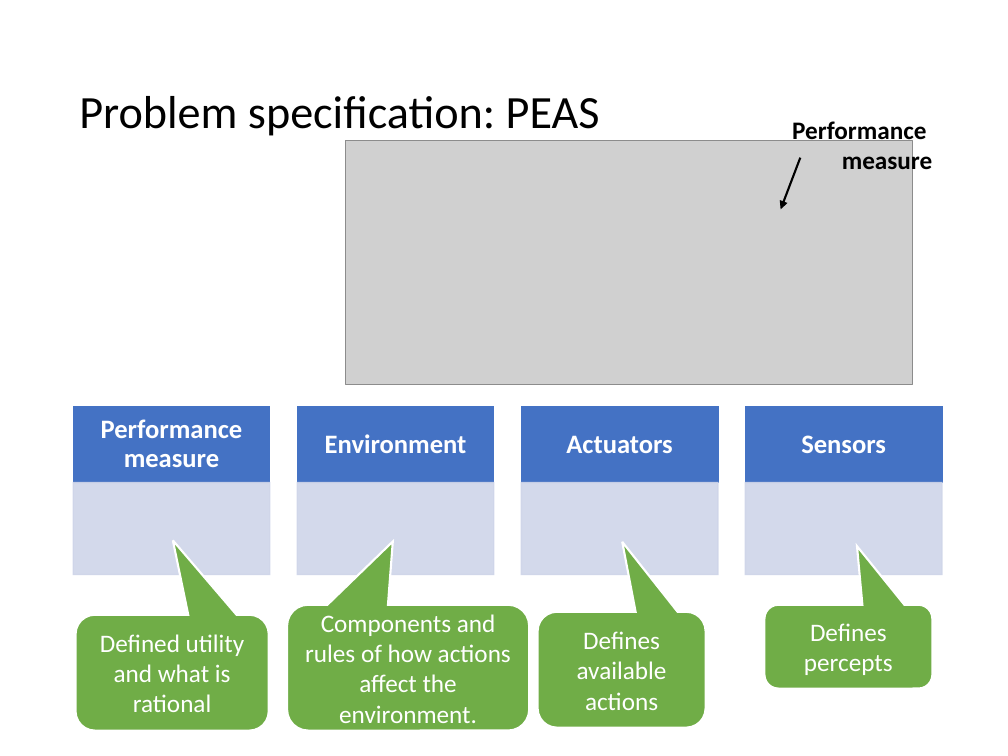
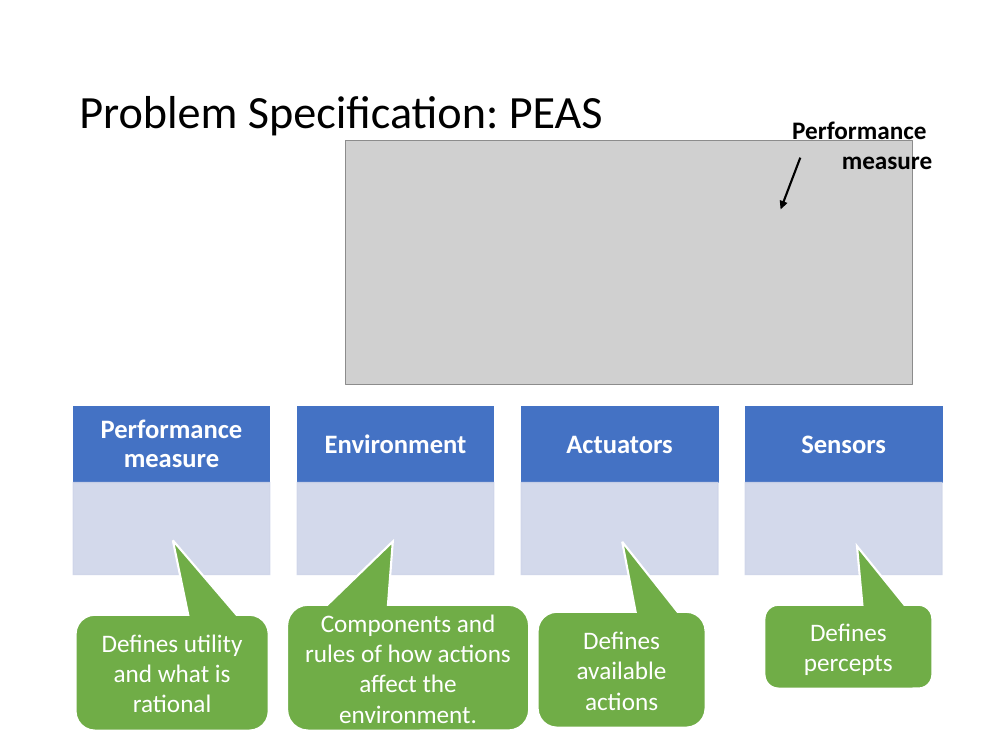
Before and after one commit to mhahsler/CS7320-AI, a slide deck: slide 11 of slides/02_agents.pptx (slide 8 before the commit). Drawn at 1008x756 pixels with LibreOffice and Linux fonts; fonts in the diff are those of the drawing; grey boxes stand for pictures. Boxes give left, top, right and bottom in pixels: in the first picture for what was removed or moved away, otherwise in the second. Text is boxed around its words. In the diff, an @@ line names an element or a change of style, - is before the commit and + after.

```diff
--- a/slides/02_agents.pptx
+++ b/slides/02_agents.pptx
@@ title at [79,96,603,136]: text changed @@
-Problem specification: PEAS
+Problem Specification: PEAS
@@ text in rounded speech box at [102,634,243,712]: text changed @@
-Defined utility and what is rational
+Defines utility and what is rational
```
Also in this commit, not shown: 23 other slides changed, 5 slides added, 1 other file.
